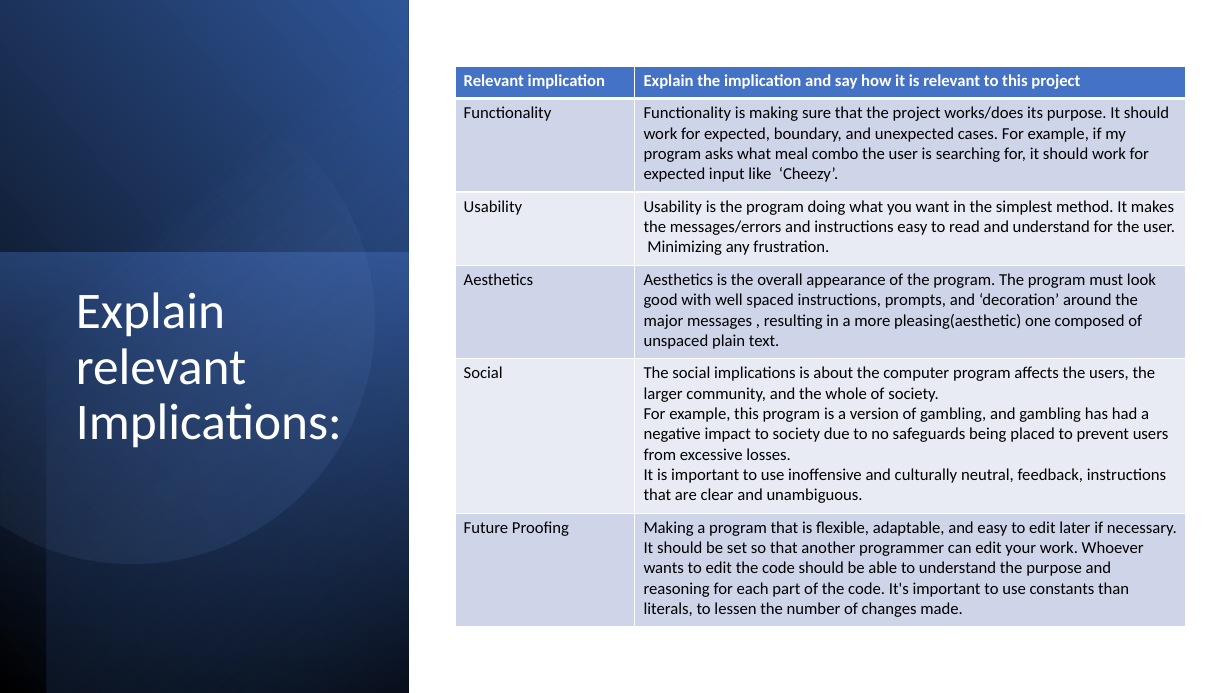
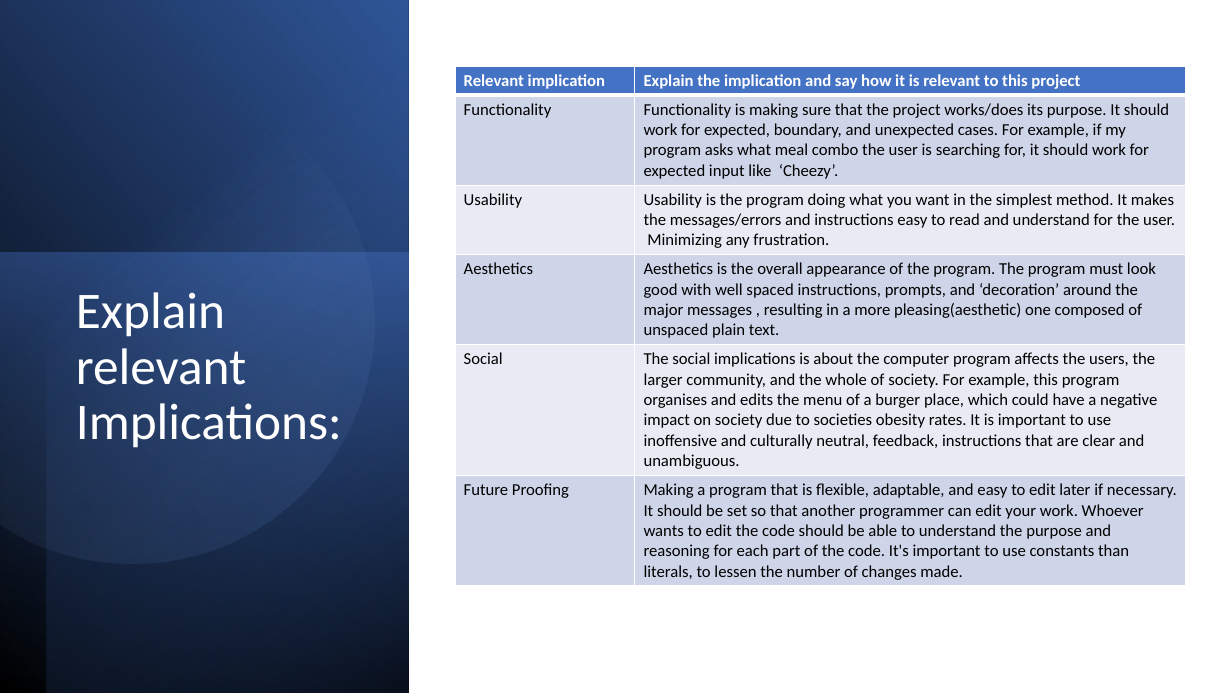
Before and after one commit to PIETERSEelmeEP/Assessment, a slide deck: slide 3 of 2.7 and 2.8 Documentation Template 1.pptx. Drawn at 1232x693 pixels with LibreOffice and Linux fonts; fonts in the diff are those of the drawing. Boxes give left, top, right and bottom in pixels: in the first picture for what was removed or moved away, otherwise in the second. Text is boxed around its words. In the diff, an @@ line names an element or a change of style, - is before the commit and + after.

```diff
--- a/2.7 and 2.8 Documentation Template 1.pptx
+++ b/2.7 and 2.8 Documentation Template 1.pptx
@@ table at box(455, 66, 1186, 584) @@
-row 5, column 2: The social implications is about the computer program affects the users, the larger community, and the whole of society. / For example, this program is a version of gambling, and gambling has had a negative impact to society due to no safeguards being placed to prevent users from excessive losses. / It is important to use inoffensive and culturally neutral, feedback, instructions that are clear and unambiguous.
+row 5, column 2: The social implications is about the computer program affects the users, the larger community, and the whole of society. For example, this program organises and edits the menu of a burger place, which could have a negative impact on society due to societies obesity rates. It is important to use inoffensive and culturally neutral, feedback, instructions that are clear and unambiguous.
```
Also in this commit, not shown: 7 other slides changed, 3 slides added, 7 slides removed.
